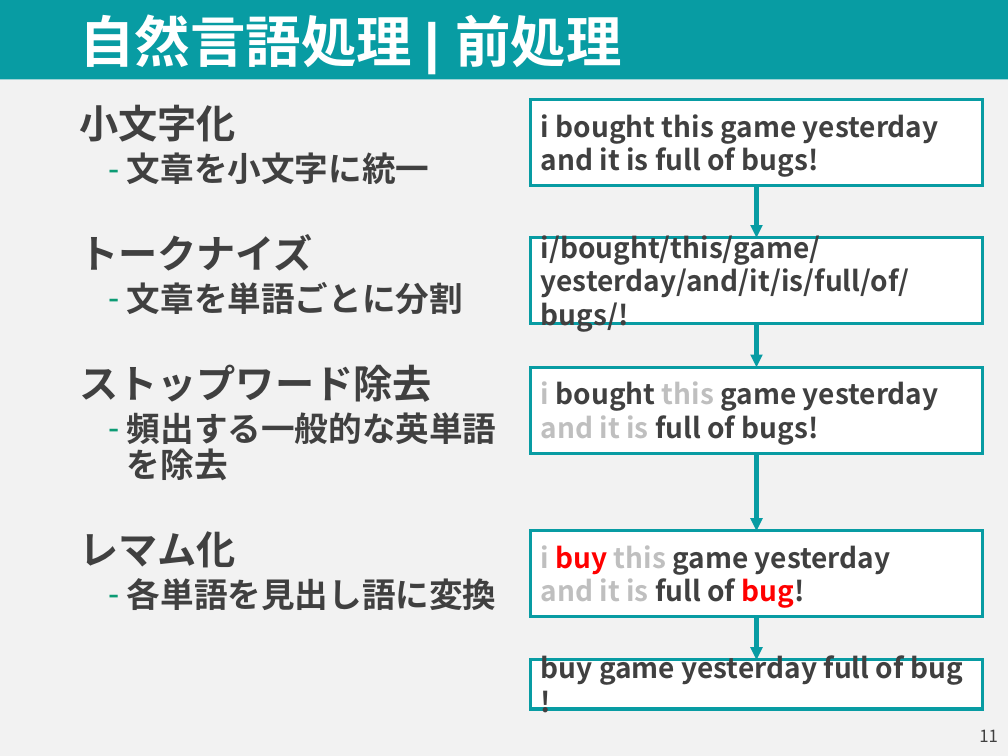
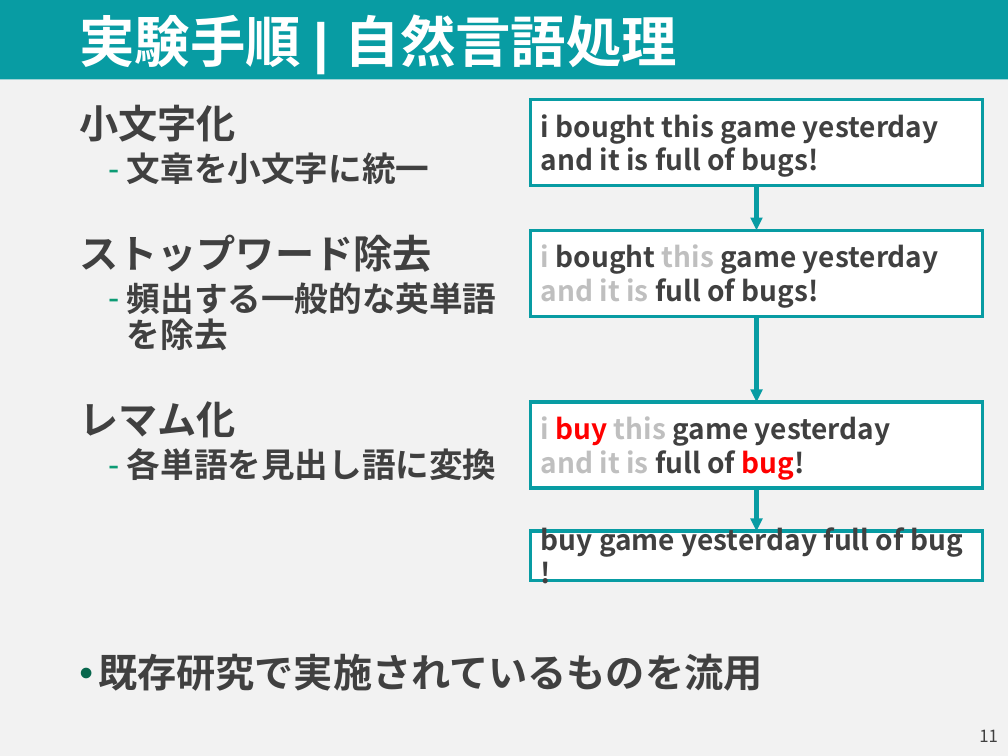
Before and after one commit to parthenos0908/steam_review, a slide deck: slide 12 of Presen/n-itikaw_20211214_中間報告2.pptx. Drawn at 1008x756 pixels with LibreOffice and Linux fonts; fonts in the diff are those of the drawing. Boxes give left, top, right and bottom in pixels: in the first picture for what was removed or moved away, otherwise in the second. Text is boxed around its words. In the diff, an @@ line names an element or a change of style, - is before the commit and + after.

```diff
--- a/Presen/n-itikaw_20211214_中間報告2.pptx
+++ b/Presen/n-itikaw_20211214_中間報告2.pptx
@@ title at [79, 14, 678, 67]: text changed @@
-自然言語処理 | 前処理
+実験手順 | 自然言語処理
@@ arrow moved from (757, 324) - (757, 367) to (757, 185) - (757, 230) @@
@@ arrow removed from (757, 185) to (757, 238) @@
@@ rectangle "i bought this game yesterday ...": place and size @@
-rectangle "i bought this game yesterday ..." at [531, 367, 983, 453]
+rectangle "i bought this game yesterday ..." at [531, 230, 983, 316]
@@ rectangle removed at [531, 238, 983, 324] @@
-i/bought/this/game/yesterday/and/it/is/full/of/bugs/!
@@ text at [127, 282, 463, 314]: paragraphs removed @@
-トークナイズ
-  – 文章を単語ごとに分割
@@ arrow moved from (757, 454) - (757, 531) to (757, 317) - (757, 402) @@
@@ 2 rectangles, 1 arrow: place and size @@
-2 rectangles, 1 arrow at [531, 531, 983, 710]
+2 rectangles, 1 arrow at [531, 402, 983, 581]
@@ text at [98, 653, 762, 691]: paragraph added @@
+• 既存研究で実施されているものを流用
```
Also in this commit, not shown: 7 other slides changed, 12 slides added, 9 slides removed, 24 other files.
